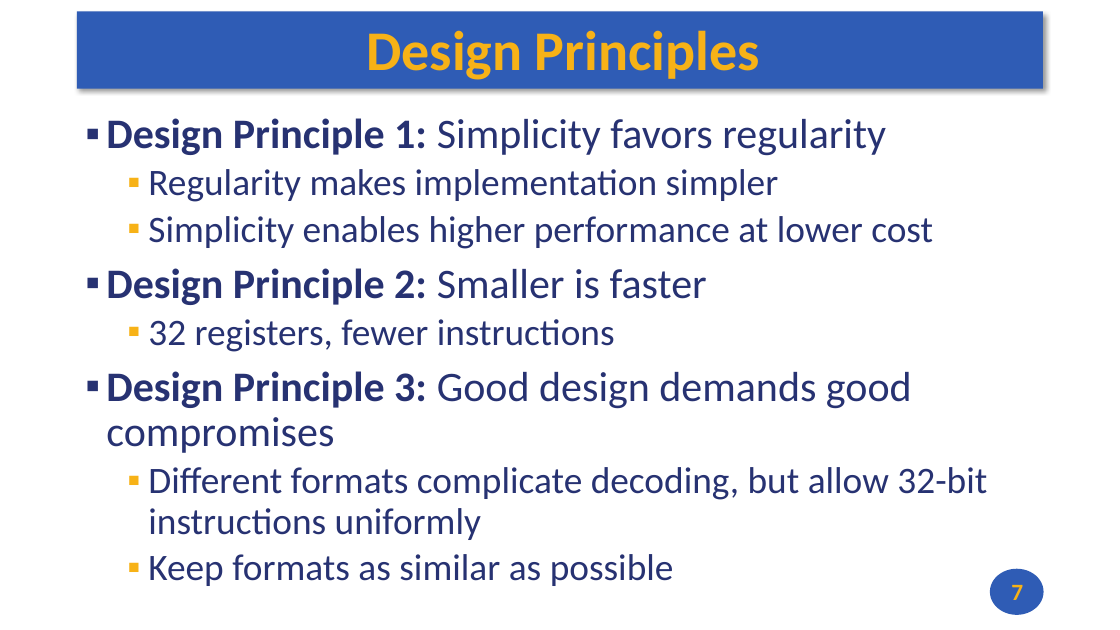
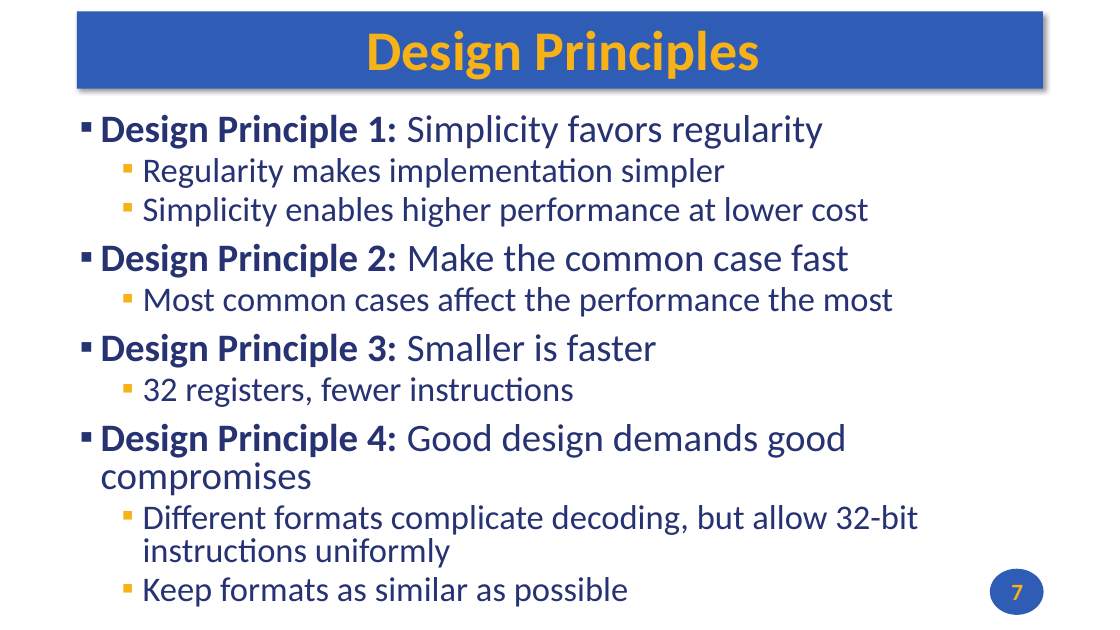
Before and after one commit to andrewt0301/hse-acos-course, a slide deck: slide 7 of docs/part1ca/04_Instructions/CA_Lecture_04.pptx. Drawn at 1120x630 pixels with LibreOffice and Linux fonts; fonts in the diff are those of the drawing. Boxes give left, top, right and bottom in pixels: in the first picture for what was removed or moved away, otherwise in the second. Text is boxed around its words. In the diff, an @@ line names an element or a change of style, - is before the commit and + after.

```diff
--- a/docs/part1ca/04_Instructions/CA_Lecture_04.pptx
+++ b/docs/part1ca/04_Instructions/CA_Lecture_04.pptx
@@ text at (101,114,918,607): size 36 to 33.3 pt in "Design Principle 1: Simplicity favors regularity"; size 32 to 29.6 pt in "Regularity makes implementation simpler", "Simplicity enables higher performance at lower cost", "32 registers, fewer instructions", "Different formats complicate decoding, but allow 32-bit ..." and 1 more places; line spacing 0.9 to 0.8 @@
@@ text at (101,243,893,368): text changed; size 36 to 33.3 pt; bold off @@
-▪ Design Principle 2: Smaller is faster
+▪ Design Principle 2: Make the common case fast
+  ▪ Most common cases affect the performance the most
+▪ Design Principle 3: Smaller is faster
@@ text at (101,423,846,496): text changed; size 36 to 33.3 pt @@
-▪ Design Principle 3: Good design demands good compromises
+▪ Design Principle 4: Good design demands good compromises
```
Also in this commit, not shown: 7 other slides changed, 1 slide added, 1 slide removed, 2 other files.
